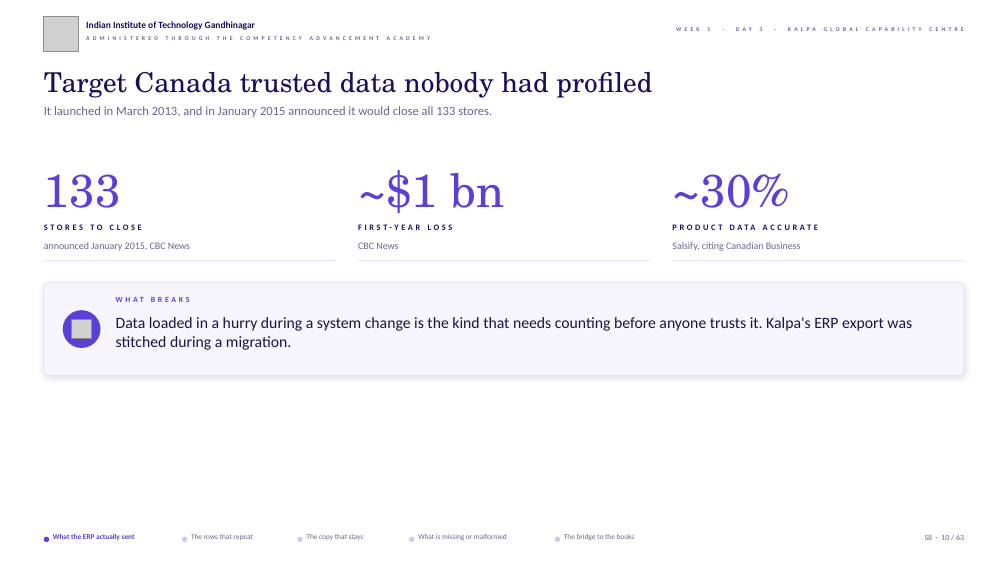
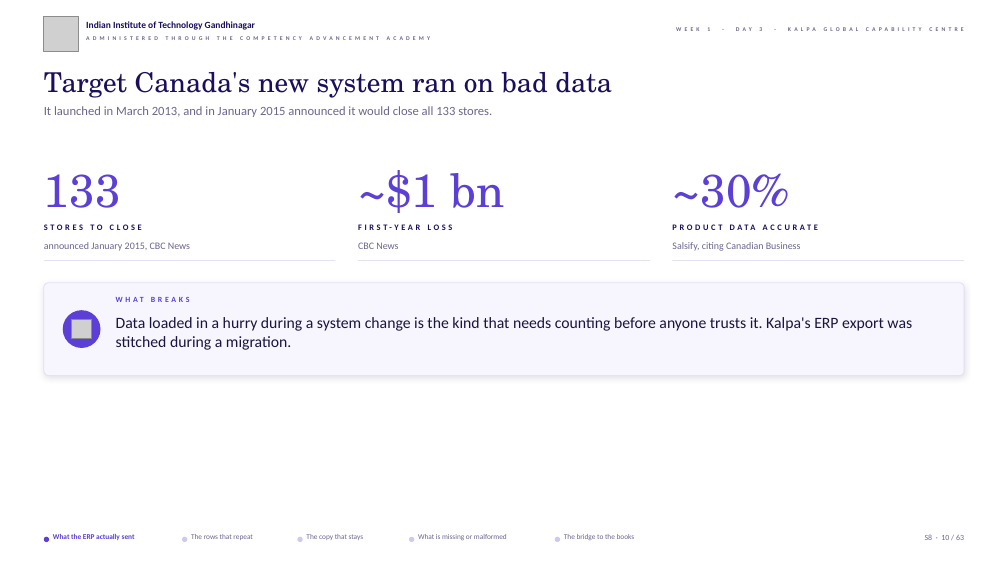
Before and after one commit to fde-academy-lab/c2-content-factory, a slide deck: slide 10 of content/W01/D3/slides/C2_W01_D03_half1_STUDENT.pptx. Drawn at 1008x567 pixels with LibreOffice and Linux fonts; fonts in the diff are those of the drawing; grey boxes stand for pictures; background and template pictures are left out. Boxes give left, top, right and bottom in pixels: in the first picture for what was removed or moved away, otherwise in the second. Text is boxed around its words. In the diff, an @@ line names an element or a change of style, - is before the commit and + after.

```diff
--- a/content/W01/D3/slides/C2_W01_D03_half1_STUDENT.pptx
+++ b/content/W01/D3/slides/C2_W01_D03_half1_STUDENT.pptx
@@ text at (x1=44, y1=72, x2=612, y2=98): text changed @@
-Target Canada trusted data nobody had profiled
+Target Canada's new system ran on bad data
```
Also in this commit, not shown: 2 other slides changed, 18 other files.
